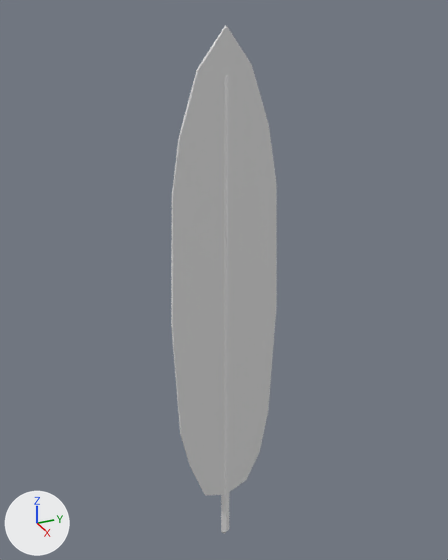
A saved change to the Blender file uni-jam-summer-2026/Scenes/escapeItems/feather/feather.blend.
The view is the same before and after, from a camera (50 mm lens) standing at (0.968, -0.439, 0.561) and looking at (-0.037, 0.013, 0.058). The axes (+X, +Y, +Z) are drawn at lower left. The lights are the same throughout. The older version comes first.
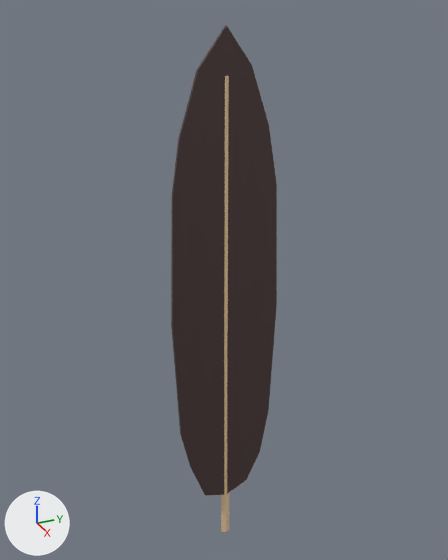
Boxes (x1, y1, x2, y2) around the edits, measured in the pictures (448 x 560 px):
part 1 of me_cube_002, recoloured (white to beige)
    both: (221, 76, 229, 534)
part 2 of me_cube_002, recoloured (darker)
    both: (171, 70, 205, 494)
part 3 of me_cube_002, recoloured (darker)
    both: (246, 67, 277, 480)
part 4 of me_cube_002, recoloured (darker)
    both: (197, 25, 227, 495)
part 5 of me_cube_002, recoloured (darker)
    both: (227, 27, 252, 494)

The change, as a diff of the scene's bpy script:
```diff
--- a/uni-jam-summer-2026/Scenes/escapeItems/feather/feather.blend.py
+++ b/uni-jam-summer-2026/Scenes/escapeItems/feather/feather.blend.py
@@ mat_material_001 @@
+mat_material_001 = principled_material('Material.001')
+mat_material_001.base_color = (0.0762, 0.0452, 0.0423)  # brown #4e3c3a
@@ mat_material @@
+mat_material = principled_material('Material')
+mat_material.base_color = (0.847, 0.61, 0.352)  # beige #edcda0
@@ me_cube_002 @@
 me_cube_002.from_pydata(...)  # 484 vertices, 480 faces; spans x -1.0..1.0, y -11.0..11.0, z -1.0..1.2
 # used by ob_cube_001; location = (0.0, 0.0, -0.057); scale = (0.005, 0.01, 0.5)
+# me_cube_002 part 1: all 32 faces centred in x -1.0..1.0, y -0.7..0.6, z -1.0..1.0 switch from no material to mat_material (beige #edcda0)
+# me_cube_002 part 2: all 164 faces centred in x -0.7..0.7, y -10.9..-6.6, z -0.7..0.9 switch from no material to mat_material_001 (brown #4e3c3a)
+# me_cube_002 part 3: all 164 faces centred in x -0.7..0.7, y 6.3..10.9, z -0.7..0.9 switch from no material to mat_material_001 (brown #4e3c3a)
+# me_cube_002 part 4: all 60 faces centred in x -0.7..0.7, y -2.5, z -0.8..1.1 switch from no material to mat_material_001 (brown #4e3c3a)
+# me_cube_002 part 5: all 60 faces centred in x -0.7..0.7, y 2.3..2.5, z -0.8..1.1 switch from no material to mat_material_001 (brown #4e3c3a)
```
